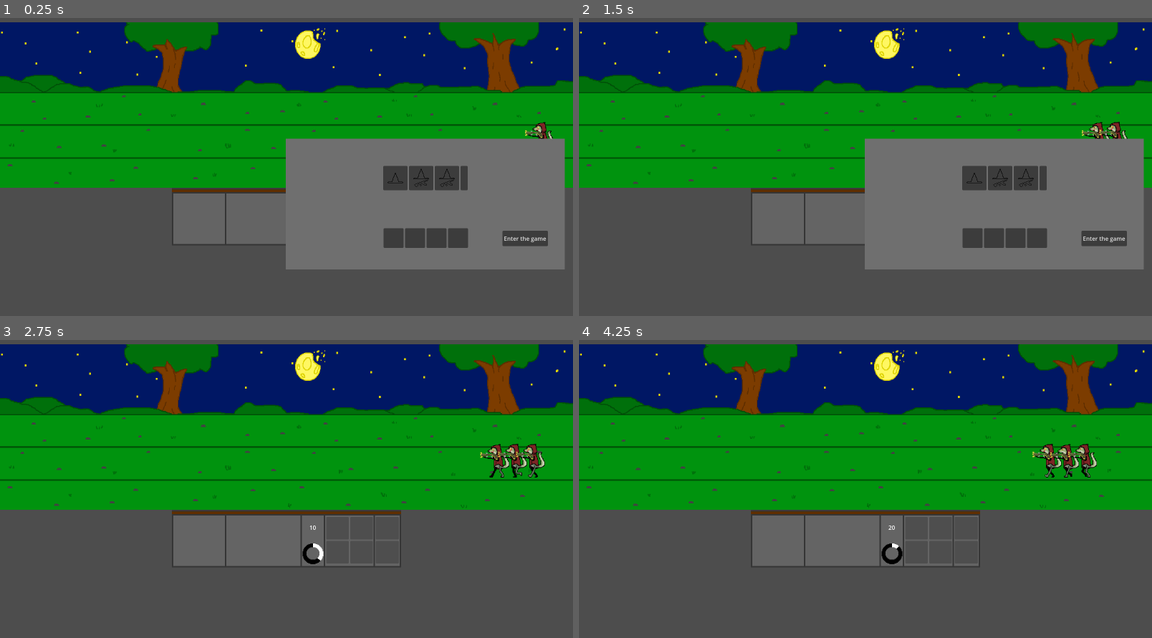
Above: before the commit, frames 1-4 (two rows, left to right).
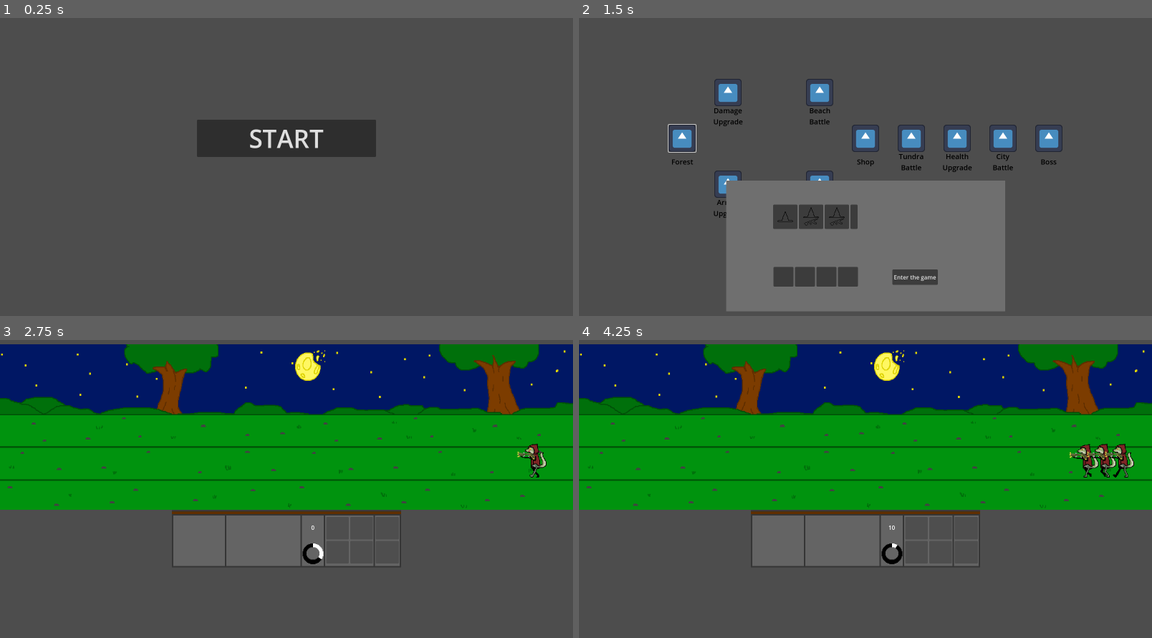
Above: after the commit, the same moments.

Repository: SammyCadian/wizards-who-hate-lizards
Game: Godot game, scene res://game.tscn
Same seed, same stepped clock (60 frames per second), same inputs: the game is played once before the commit and once after it. The engine's default icon, where the game draws it, is replaced by a stand-in: a white triangle on a blue panel in a dark square.
Inputs (mouse positions are in pixels of both pictures, inside the frame that each line leads up to):
- Up to frame 1 (0.25 s): no input
- Up to frame 2 (1.5 s): click (865, 137) at 0.5 s, where only the run after the commit has a clickable "START"; click (682, 137) at 1.27 s
- Up to frame 3 (2.75 s): click "Enter the game" at 2 s
- Up to frame 4 (4.25 s): move the mouse to (865, 429) at 2.77 s; click (865, 429) at 2.85 s; move the mouse to (865, 462) at 3.52 s; click (865, 462) at 3.6 s

The runs differ from the first frame. In frame 1, 67% of the frame differs, in the area x 0-100%, y 1-85%; in frame 2, 70%, in the area x 0-100%, y 1-99%; in frame 3, 0.7%; in frame 4, 1.2%.

Commit message:
Dynamic Scenes and Map Interaction
- Removed display manager scene and restructured to work under the game scene directly
- Attached a game script to the game scene (no longer global script attached)
- The map is either hidden and disabled or shown and interactable
- The game script can load and unload scenes when switching
- Selecting a battle prompts the unit selection to show up in the map (currently only the forest is allowed)
- Starting a battle will dynamically create a new battle scene instead of always running the same battle
- Added a simple start menu with a button
- Restructured signals related to battle and unit spawning in order to work dynamically (as they are created they connect the signals)
- Unit spawner checks if a battle has started before spawning the default 3 lizards
- Removed unused Unit scene

Diff:
--- a/Scenes/Battle/battle.tscn
+++ b/Scenes/Battle/battle.tscn
@@ -15,6 +15,7 @@
 [node name="Camera2D" type="Camera2D" parent="."]
 
 [node name="Battlefield" type="Sprite2D" parent="."]
+z_index = -1
 position = Vector2(0, -93)
 scale = Vector2(0.159119, 0.180762)
 texture = ExtResource("1_3qw02")
--- a/Scenes/Battle/battle_manager.gd
+++ b/Scenes/Battle/battle_manager.gd
@@ -1,8 +1,16 @@
 extends Node2D
 
-var loadableunits = [[2, "potato"], [3, "yes"]]
+var currBattle : Node = null  # Track the current battle
+var battleUI : Node = null  # Track the current battle UI
+@export var inBattle = false
 
+# Start the battle from the map selection
 func startBattle(loadedUnits: Array):
+	currBattle = get_parent().loadScene("res://Scenes/Battle/battle.tscn") # Load the battle into the game
+	battleUI = currBattle.get_node("BattleUI") # Update the battle UI
+	currBattle.laneSelected.connect($"Unit Spawner"._on_battle_lane_selected) # Connect the unit spawning signal
+	inBattle = true # Update the inBattle flag for the unit spawner
+
 	#$Battle/BattleUI.receiveUnit(loadedUnits[0][0], loadedUnits[0][1])
 
 	#$Battle/BattleUI.receiveUnit(loadedUnits[0][0], loadedUnits[0][1], loadedUnits[0][2])
@@ -11,8 +19,8 @@
 	#$Battle/BattleUI.receiveUnit(loadedUnits[3][0], loadedUnits[3][1], loadedUnits[3][2])
 
 	for i in range(4):
-		if(loadedUnits[i][1] != "NO_UNIT"):
-			$Battle/BattleUI.receiveUnit(loadedUnits[i][0], loadedUnits[i][1], loadedUnits[i][2])
+		if (loadedUnits[i][1] != "NO_UNIT"):
+			battleUI.receiveUnit(loadedUnits[i][0], loadedUnits[i][1], loadedUnits[i][2])
 	pass
 
 func _on_battle_win_con(side: Variant) -> void:
@@ -20,4 +28,3 @@
 		print("we won!!!")
 	else:
 		print("we lost...")
-	pass # Replace with function body.
--- a/Scenes/Battle/battle_manager.tscn
+++ b/Scenes/Battle/battle_manager.tscn
@@ -1,15 +1,9 @@
-[gd_scene load_steps=4 format=3 uid="uid://dt40u850dlxkd"]
+[gd_scene load_steps=3 format=3 uid="uid://dt40u850dlxkd"]
 
 [ext_resource type="Script" uid="uid://dxnakg1ii2sh3" path="res://Scenes/Battle/battle_manager.gd" id="1_7vafl"]
 [ext_resource type="PackedScene" uid="uid://diqlvj73qjhx5" path="res://Scenes/Battle/unit_spawner.tscn" id="1_t73rl"]
-[ext_resource type="PackedScene" uid="uid://5iga6e20ot8s" path="res://Scenes/Battle/battle.tscn" id="2_cfxhd"]
 
 [node name="Battle Manager" type="Node2D"]
 script = ExtResource("1_7vafl")
 
-[node name="Battle" parent="." instance=ExtResource("2_cfxhd")]
-
 [node name="Unit Spawner" parent="." instance=ExtResource("1_t73rl")]
-
-[connection signal="laneSelected" from="Battle" to="Unit Spawner" method="_on_battle_lane_selected"]
-[connection signal="winCon" from="Battle" to="." method="_on_battle_win_con"]
--- a/Scenes/Battle/unit.tscn
+++ /dev/null
@@ -1,17 +0,0 @@
-[gd_scene load_steps=3 format=3 uid="uid://c4s4unihsvr5r"]
-
-[ext_resource type="Texture2D" uid="uid://1hyfmby6yd5s" path="res://icon.svg" id="1_xrdtd"]
-
-[sub_resource type="RectangleShape2D" id="RectangleShape2D_odx3n"]
-
-[node name="Unit" type="Node2D"]
-
-[node name="Sprite2D" type="Sprite2D" parent="."]
-position = Vector2(-2.98023e-07, 0)
-scale = Vector2(0.125, 0.125)
-texture = ExtResource("1_xrdtd")
-
-[node name="Hitbox" type="Area2D" parent="."]
-
-[node name="CollisionShape2D" type="CollisionShape2D" parent="Hitbox"]
-shape = SubResource("RectangleShape2D_odx3n")
--- a/Scenes/Battle/unit_spawner.gd
+++ b/Scenes/Battle/unit_spawner.gd
@@ -20,11 +20,11 @@
 	current_enemies = get_child_count()
 
 	# If there aren't any enemies left, spawns more
-	if(starting_enemies == current_enemies):
-		enemy_spawn_prep($EnemySpawnPoint1, 0)
-		enemy_spawn_prep($EnemySpawnPoint2, 3)
-		enemy_spawn_prep($EnemySpawnPoint3, 0)
-		pass
+	if (get_parent().inBattle):
+		if(starting_enemies == current_enemies):
+			enemy_spawn_prep($EnemySpawnPoint1, 0)
+			enemy_spawn_prep($EnemySpawnPoint2, 3)
+			enemy_spawn_prep($EnemySpawnPoint3, 0)
 
 # Will randomize the type of enemy spawned
 func enemy_spawn_prep(location, amount):
--- a/Scenes/UI/battle_ui.gd
+++ b/Scenes/UI/battle_ui.gd
@@ -4,7 +4,6 @@
 
 @export var incomeTime = 2.0 # Timer between getting more magic points
 var magicPoints = 0 # Track the number of magic points, as displayed in the U.I
-
 
 # Units in each button, global script should update these as the player unlocks/selects other units outside of battle
 @export var unitOneIcon: CompressedTexture2D
@@ -86,8 +85,6 @@
 	if (magicPoints >= costs[3]):
 		unitButtonPressed.emit(units[3], costs[3])
 
-
 func _on_battle_spend_points(cost: int) -> void:
 	magicPoints -= cost
 	updatePoints()
-	pass # Replace with function body.
--- a/Scenes/UI/display_manager.gd
+++ /dev/null
@@ -1,4 +0,0 @@
-extends Node2D
-
-func _ready() -> void:
-	$Map.hide() # Hide the Map
--- a/Scenes/UI/display_manager.tscn
+++ /dev/null
@@ -1,9 +0,0 @@
-[gd_scene load_steps=3 format=3 uid="uid://cj8m4a5i6pvkl"]
-
-[ext_resource type="Script" path="res://Scenes/UI/display_manager.gd" id="1_ch4fa"]
-[ext_resource type="PackedScene" uid="uid://dsl6gtr1e6wls" path="res://Scenes/UI/map.tscn" id="1_oa31m"]
-
-[node name="Display Manager" type="Node2D"]
-script = ExtResource("1_ch4fa")
-
-[node name="Map" parent="." instance=ExtResource("1_oa31m")]
--- a/Scenes/UI/map.gd
+++ b/Scenes/UI/map.gd
@@ -1,9 +1,12 @@
 extends Node2D
 
-# Preload a map node scene for instantiation
-var mapNode = preload("res://Scenes/UI/map_node.tscn")
+# Preload nodes for instantation
+var mapNodeScene = preload("res://Scenes/UI/map_node.tscn")
+var unitSelectScene = preload("res://Scenes/UI/unit_selection.tscn")
 
 @export var selectedMapNode =  null # Track the currently selected node
+var currUnitSelect =  null # Track the currently selected node
+var mapNodeArray = [] # Store all map nodes in an array
 
 # Make an rng object for randomizing the map
 var rng = RandomNumberGenerator.new()
@@ -22,36 +25,73 @@
 	randomizeMap()
 
 func instMapNode(name, nodeType, mapMarker) -> void:
-	var mapNodeInstance = mapNode.instantiate()
+	var mapNodeInstance = mapNodeScene.instantiate()
 	mapNodeInstance.name = name # Name the node for future reference
+	mapNodeInstance.nodeType = nodeType # Set the node type
 	mapNodeInstance.get_node("Label").text = name # Label the node
 	# mapNodeInstance.get_node("Icon").texture = # Set the node icon based on nodeType
+	mapNodeInstance.get_node("Button").pressed.connect(_map_node_selected) # Connect the pressed signal
+	mapNodeArray.append(mapNodeInstance) # Add it to the array
 	mapMarker.add_child(mapNodeInstance) # Add it to the map
+
+# Randomize all of the upgrade nodes on the map
+func randomizeUpgrades() -> void:
+	var randomIndex = rng.randi_range(0, upgradeArray.size() - 1)
+	var nodeType = "Upgrade"
+	instMapNode(upgradeArray.pop_at(randomIndex) + " Upgrade", nodeType, $topPathNode1)
+
+	randomIndex = rng.randi_range(0, upgradeArray.size() - 1)
+	instMapNode(upgradeArray.pop_at(randomIndex) + " Upgrade", nodeType, $bottomPathNode1)
+
+	randomIndex = rng.randi_range(0, upgradeArray.size() - 1)
+	instMapNode(upgradeArray.pop_at(randomIndex) + " Upgrade", nodeType, $node5)
 
 # Randomize all of the battle nodes on the map
 func randomizeBattles() -> void:
-	var randomIndex = rng.randi_range(0, upgradeArray.size() - 1)
-	instMapNode(upgradeArray.pop_at(randomIndex) + " Upgrade", "Upgrade", $topPathNode1)
-
-	randomIndex = rng.randi_range(0, upgradeArray.size() - 1)
-	instMapNode(upgradeArray.pop_at(randomIndex) + " Upgrade", "Upgrade", $bottomPathNode1)
-
-	randomIndex = rng.randi_range(0, upgradeArray.size() - 1)
-	instMapNode(upgradeArray.pop_at(randomIndex) + " Upgrade", "Upgrade", $node5)
-
-# Randomize all of the upgrade nodes on the map
-func randomizeUpgrades() -> void:
 	var randomIndex = rng.randi_range(0, battleArray.size() - 1)
-	instMapNode(battleArray.pop_at(randomIndex) + " Battle", "Battle", $topPathNode2)
+	var nodeType = "(INVALID)"
+	instMapNode(battleArray.pop_at(randomIndex) + " Battle", nodeType, $topPathNode2)
 
 	randomIndex = rng.randi_range(0, battleArray.size() - 1)
-	instMapNode(battleArray.pop_at(randomIndex) + " Battle", "Battle", $bottomPathNode2)
+	instMapNode(battleArray.pop_at(randomIndex) + " Battle", nodeType, $bottomPathNode2)
 
 	randomIndex = rng.randi_range(0, battleArray.size() - 1)
-	instMapNode(battleArray.pop_at(randomIndex) + " Battle", "Battle", $node4)
+	instMapNode(battleArray.pop_at(randomIndex) + " Battle", nodeType, $node4)
 
-	instMapNode(battleArray.pop_front() + " Battle", "Battle", $node6)
+	instMapNode(battleArray.pop_front() + " Battle", nodeType, $node6)
 
+# Call the randomization functions
 func randomizeMap() -> void:
 	randomizeBattles()
 	randomizeUpgrades()
+
+# Disable all map buttons
+func disableButtons():
+	for mapNode in mapNodeArray:
+		mapNode.get_node("Button").disabled = true
+
+# Enable all map buttons
+func enableButtons():
+	for mapNode in mapNodeArray:
+		mapNode.get_node("Button").disabled = false
+
+# Signal connect for a map node being pressed
+func _map_node_selected():
+	# Reset the unit select if needed
+	if currUnitSelect:
+		currUnitSelect.queue_free()
+
+	# Display the unit select for battles
+	if selectedMapNode.nodeType == "Battle":
+		currUnitSelect = unitSelectScene.instantiate()
+		currUnitSelect.name = "unitSelect" # Rename it in the tree
+		currUnitSelect.loadBattle.connect(loadBattle) # Connect the startGame signal
+		currUnitSelect.position = Vector2(0, 300)
+		add_child(currUnitSelect)
+
+# Connected from the unit selection signal, load into battle with the selected units
+func loadBattle():
+	var unitSelect = get_node("unitSelect")
+	print(unitSelect.getUnits())
+	get_parent().get_node("BattleManager").startBattle(unitSelect.getUnits())
+	unitSelect.queue_free() # Free the unit selection
--- a/Scenes/UI/map_node.gd
+++ b/Scenes/UI/map_node.gd
@@ -1,4 +1,6 @@
 extends Node2D
+
+@export var nodeType = ""
 
 func _on_button_pressed() -> void:
 	get_parent().get_parent().selectedMapNode = self
--- /dev/null
+++ b/Scenes/UI/start_menu.gd
@@ -0,0 +1,4 @@
+extends Node2D
+
+func _on_button_pressed() -> void:
+	get_parent().loadMap()
--- /dev/null
+++ b/Scenes/UI/start_menu.tscn
@@ -0,0 +1,25 @@
+[gd_scene load_steps=2 format=3 uid="uid://01x6t82hcuj5"]
+
+[ext_resource type="Script" uid="uid://c5s7klmu54jab" path="res://Scenes/UI/start_menu.gd" id="1_xry01"]
+
+[node name="Start Menu" type="Node2D"]
+script = ExtResource("1_xry01")
+
+[node name="Background" type="Sprite2D" parent="."]
+
+[node name="Button" type="Button" parent="."]
+anchors_preset = 8
+anchor_left = 0.5
+anchor_top = 0.5
+anchor_right = 0.5
+anchor_bottom = 0.5
+offset_left = -250.0
+offset_top = -50.0
+offset_right = 250.0
+offset_bottom = 50.0
+grow_horizontal = 2
+grow_vertical = 2
+theme_override_font_sizes/font_size = 70
+text = "START"
+
+[connection signal="pressed" from="Button" to="." method="_on_button_pressed"]
--- a/unit_selection.gd
+++ b/Scenes/UI/unit_selection.gd
@@ -11,7 +11,7 @@
 var cost = 0
 var icon
 
-signal startGame
+signal loadBattle
 
 func _on_unit_1_button_pressed() -> void:
 	if(selected):
@@ -75,17 +75,12 @@
 	icon = $"All units/Unit4/UnitSelect4".icon
 	cost = 40
 
-
 func getUnits():
 	return units
 
-
 func _on_enter_game_pressed() -> void:
-	startGame.emit()
-	#get_tree().change_scene_to_file("res://game.tscn")
-
+	loadBattle.emit()
 
 func _on_enter_game_button_up() -> void:
 	visible = false
-	startGame.emit()
-	pass # Replace with function body.
+	loadBattle.emit()
--- a/unit_selection.tscn
+++ b/Scenes/UI/unit_selection.tscn
@@ -1,6 +1,6 @@
 [gd_scene load_steps=5 format=3 uid="uid://ckonvx88mks8d"]
 
-[ext_resource type="Script" uid="uid://dahbk8serjvie" path="res://unit_selection.gd" id="1_bxdoy"]
+[ext_resource type="Script" uid="uid://dahbk8serjvie" path="res://Scenes/UI/unit_selection.gd" id="1_bxdoy"]
 [ext_resource type="Texture2D" uid="uid://b1gbqcv7e8t4t" path="res://Sprites/UI/ButtonIcons/Wizards/AutoRifleIcon.png" id="2_ongp6"]
 [ext_resource type="Texture2D" uid="uid://ck7xbeysukqg3" path="res://Sprites/UI/ButtonIcons/Wizards/BasicIcon.png" id="3_0rmpk"]
 [ext_resource type="Texture2D" uid="uid://d16t6tiqbm3tp" path="res://Sprites/UI/ButtonIcons/Wizards/RifleIcon.png" id="4_jqnbg"]
@@ -12,17 +12,24 @@
 unitThreeIcon = ExtResource("4_jqnbg")
 
 [node name="ColorRect" type="ColorRect" parent="."]
-offset_left = -2.0
-offset_top = 1.0
-offset_right = 777.0
-offset_bottom = 366.0
+anchors_preset = 8
+anchor_left = 0.5
+anchor_top = 0.5
+anchor_right = 0.5
+anchor_bottom = 0.5
+offset_left = -389.5
+offset_top = -182.5
+offset_right = 389.5
+offset_bottom = 182.5
+grow_horizontal = 2
+grow_vertical = 2
 color = Color(0.435192, 0.435192, 0.435192, 1)
 
 [node name="UnitsForBattle" type="HBoxContainer" parent="."]
-offset_left = 271.0
-offset_top = 251.0
-offset_right = 507.0
-offset_bottom = 306.0
+offset_left = -257.0
+offset_top = 59.0
+offset_right = -21.0
+offset_bottom = 114.0
 
 [node name="Unit1" type="VBoxContainer" parent="UnitsForBattle"]
 layout_mode = 2
@@ -57,10 +64,10 @@
 size_flags_vertical = 3
 
 [node name="All units" type="HBoxContainer" parent="."]
-offset_left = 270.0
-offset_top = 77.0
-offset_right = 506.0
-offset_bottom = 132.0
+offset_left = -258.0
+offset_top = -115.0
+offset_right = -22.0
+offset_bottom = -47.0
 
 [node name="Unit1" type="VBoxContainer" parent="All units"]
 layout_mode = 2
@@ -98,10 +105,10 @@
 size_flags_vertical = 3
 
 [node name="EnterGame" type="Button" parent="."]
-offset_left = 603.0
-offset_top = 258.0
-offset_right = 652.0
-offset_bottom = 301.0
+offset_left = 75.0
+offset_top = 66.0
+offset_right = 202.0
+offset_bottom = 109.0
 text = "Enter the game"
 
 [connection signal="pressed" from="UnitsForBattle/Unit1/Unit1Button" to="." method="_on_unit_1_button_pressed"]
--- a/Scenes/Units/Wizards/rifleman.tscn
+++ b/Scenes/Units/Wizards/rifleman.tscn
@@ -107,7 +107,6 @@
 scale = Vector2(0.187, 0.187)
 sprite_frames = SubResource("SpriteFrames_6sc6y")
 animation = &"attack"
-frame_progress = 0.352353
 
 [node name="RangeArea" type="Area2D" parent="."]
 position = Vector2(-1, 1)
--- /dev/null
+++ b/game.gd
@@ -0,0 +1,39 @@
+extends Node2D
+
+var currScene : Node = null  # Track the active scene
+
+func _ready():
+	loadStart()
+
+# Clear the current scene
+func clearScene():
+	if currScene:
+		currScene.queue_free()
+
+# Switch and load scenes
+# Returns the newly loaded scene if caller needs it (as seen in Battle Manager)
+func loadScene(path : String) -> Node2D:
+	# Clear old scene and hide the map
+	clearScene()
+	unloadMap()
+
+	# Add the new loaded scene to the game tree
+	var newScene = load(path).instantiate()
+	add_child(newScene)
+	currScene = newScene
+
+	return newScene
+
+# Load the start menu, keeping the map unloaded
+func loadStart():
+	unloadMap()
+	loadScene("res://Scenes/UI/start_menu.tscn")
+
+func loadMap():
+	clearScene()
+	$Map.show()
+	$Map.enableButtons()
+
+func unloadMap():
+	$Map.hide()
+	$Map.disableButtons()
--- a/game.tscn
+++ b/game.tscn
@@ -1,17 +1,12 @@
-[gd_scene load_steps=5 format=3 uid="uid://byutp7xafqr1g"]
+[gd_scene load_steps=4 format=3 uid="uid://byutp7xafqr1g"]
 
+[ext_resource type="Script" uid="uid://c8y50j6ywosvs" path="res://game.gd" id="1_7jktm"]
 [ext_resource type="PackedScene" uid="uid://dt40u850dlxkd" path="res://Scenes/Battle/battle_manager.tscn" id="1_80nbo"]
-[ext_resource type="Script" uid="uid://b2wgixh8k2ny6" path="res://global.gd" id="1_feb5d"]
-[ext_resource type="PackedScene" uid="uid://cj8m4a5i6pvkl" path="res://Scenes/UI/display_manager.tscn" id="2_fc0e3"]
-[ext_resource type="PackedScene" uid="uid://ckonvx88mks8d" path="res://unit_selection.tscn" id="4_fc0e3"]
+[ext_resource type="PackedScene" uid="uid://dsl6gtr1e6wls" path="res://Scenes/UI/map.tscn" id="5_7jktm"]
 
 [node name="Game" type="Node2D"]
-script = ExtResource("1_feb5d")
+script = ExtResource("1_7jktm")
 
-[node name="Display Manager" parent="." instance=ExtResource("2_fc0e3")]
+[node name="Map" parent="." instance=ExtResource("5_7jktm")]
 
 [node name="BattleManager" parent="." instance=ExtResource("1_80nbo")]
-
-[node name="UnitSelection" parent="." instance=ExtResource("4_fc0e3")]
-
-[connection signal="startGame" from="UnitSelection" to="." method="_on_unit_selection_start_game"]
--- a/global.gd
+++ b/global.gd
@@ -1,16 +1 @@
 extends Node
-
-func _ready() -> void:
-	pass
-	#startBattle()
-# Everything in here can be accessed from other scripts using Global.VAR_NAME
-func startBattle():
-
-	print($UnitSelection.getUnits())
-	get_node("BattleManager").startBattle($UnitSelection.getUnits())
-
-
-
-func _on_unit_selection_start_game() -> void:
-	startBattle()
-	pass # Replace with function body.
Not shown, removed: Scenes/UI/display_manager.gd.uid
Not shown, added: Scenes/UI/start_menu.gd.uid
Renamed: unit_selection.gd.uid -> Scenes/UI/unit_selection.gd.uid
Not shown, added: game.gd.uid
Not shown, changed: global.gd.uid
